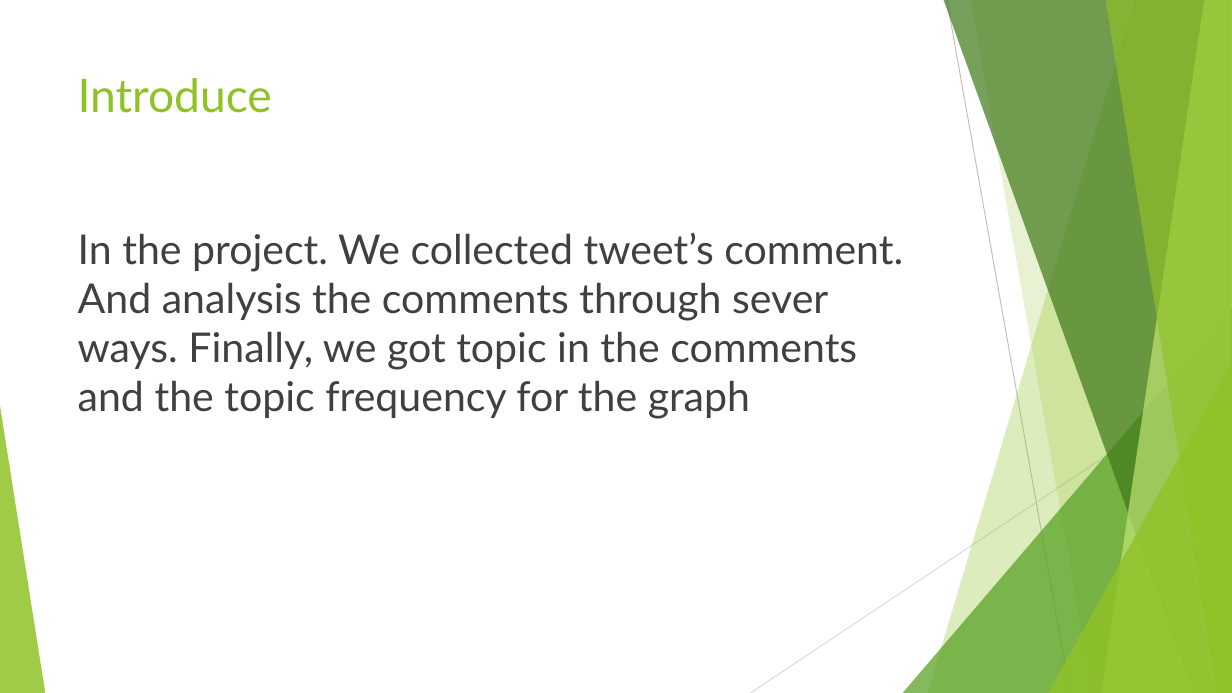
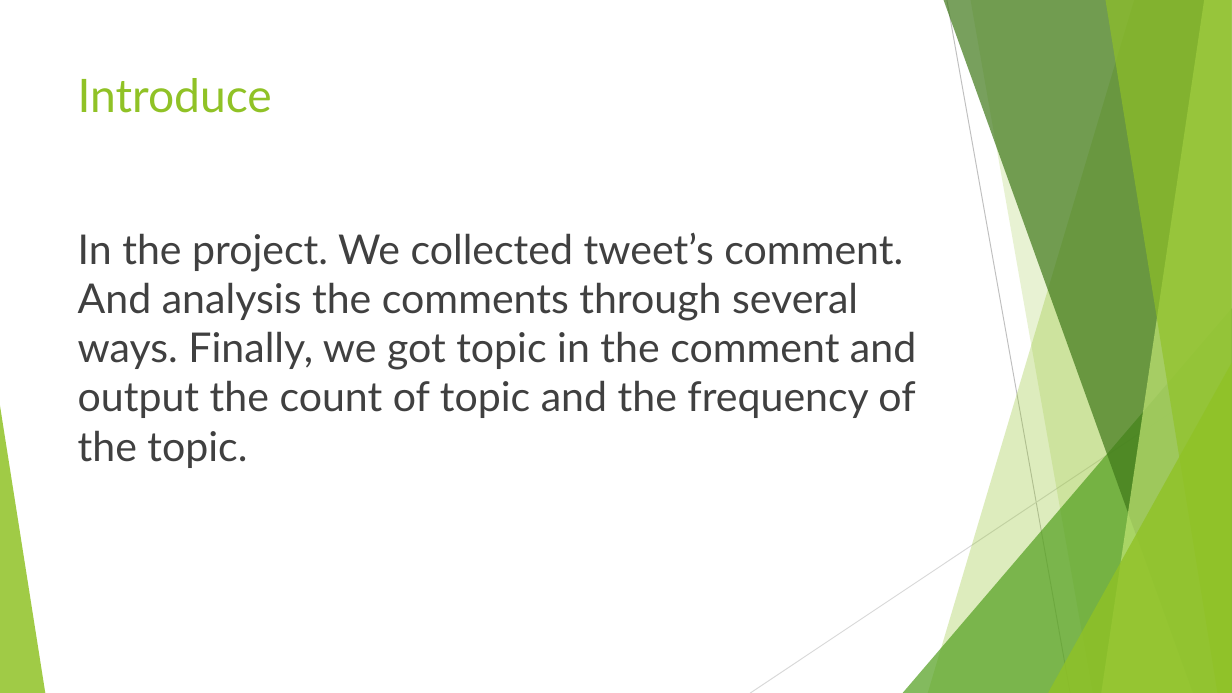
Before and after one commit to ranchen1989/CSC5560, a slide deck: slide 2 of MyTweet/MyTweet.pptx. Drawn at 1232x693 pixels with LibreOffice and Linux fonts; fonts in the diff are those of the drawing. Boxes give left, top, right and bottom in pixels: in the first picture for what was removed or moved away, otherwise in the second. Text is boxed around its words. In the diff, an @@ line names an element or a change of style, - is before the commit and + after.

Commit message:
MyTweetnew

```diff
--- a/MyTweet/MyTweet.pptx
+++ b/MyTweet/MyTweet.pptx
@@ text at (78,232,916,468): text changed @@
-In the project. We collected tweet’s comment. And analysis the comments through sever ways. Finally, we got topic in the comments and the topic frequency for the graph
+In the project. We collected tweet’s comment. And analysis the comments through several ways. Finally, we got topic in the comment and output the count of topic and the frequency of the topic.
```
